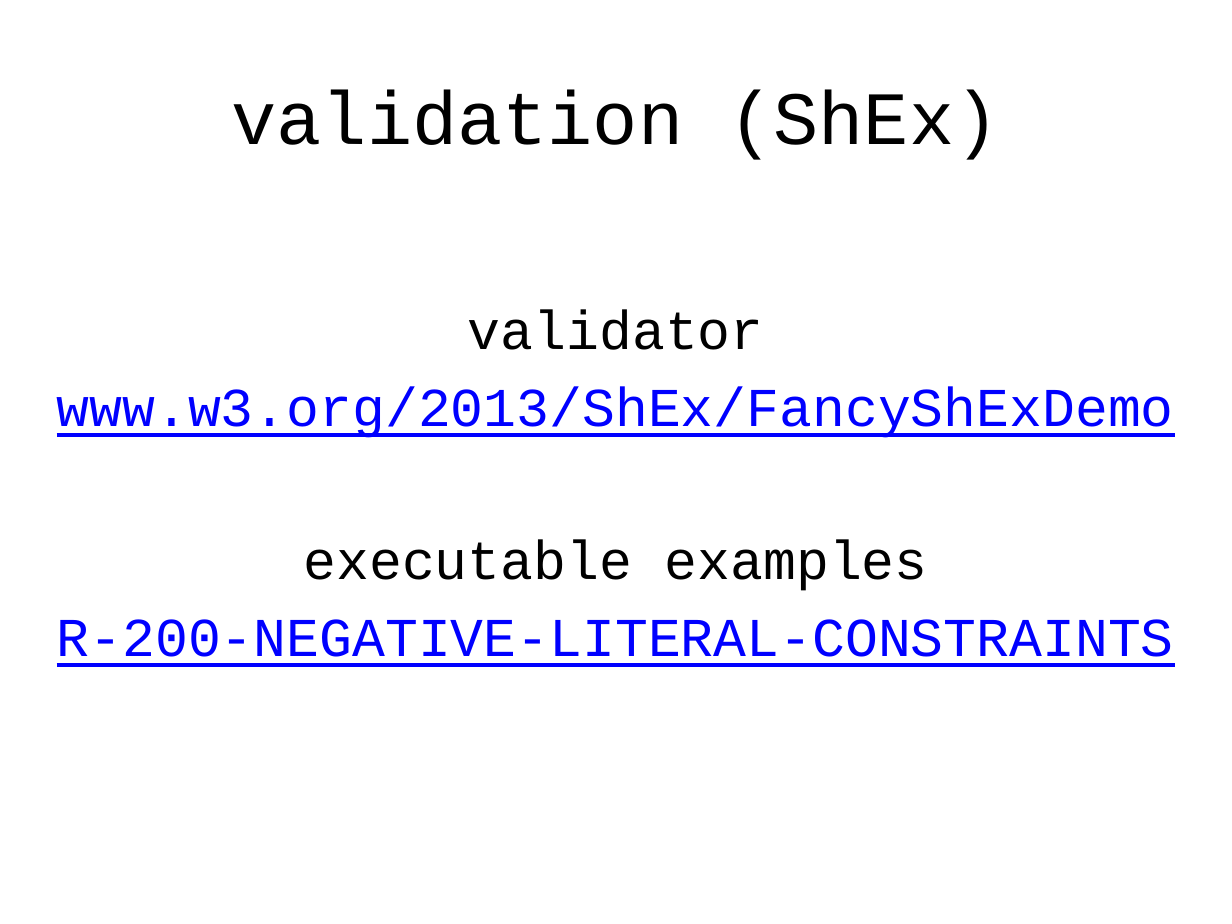
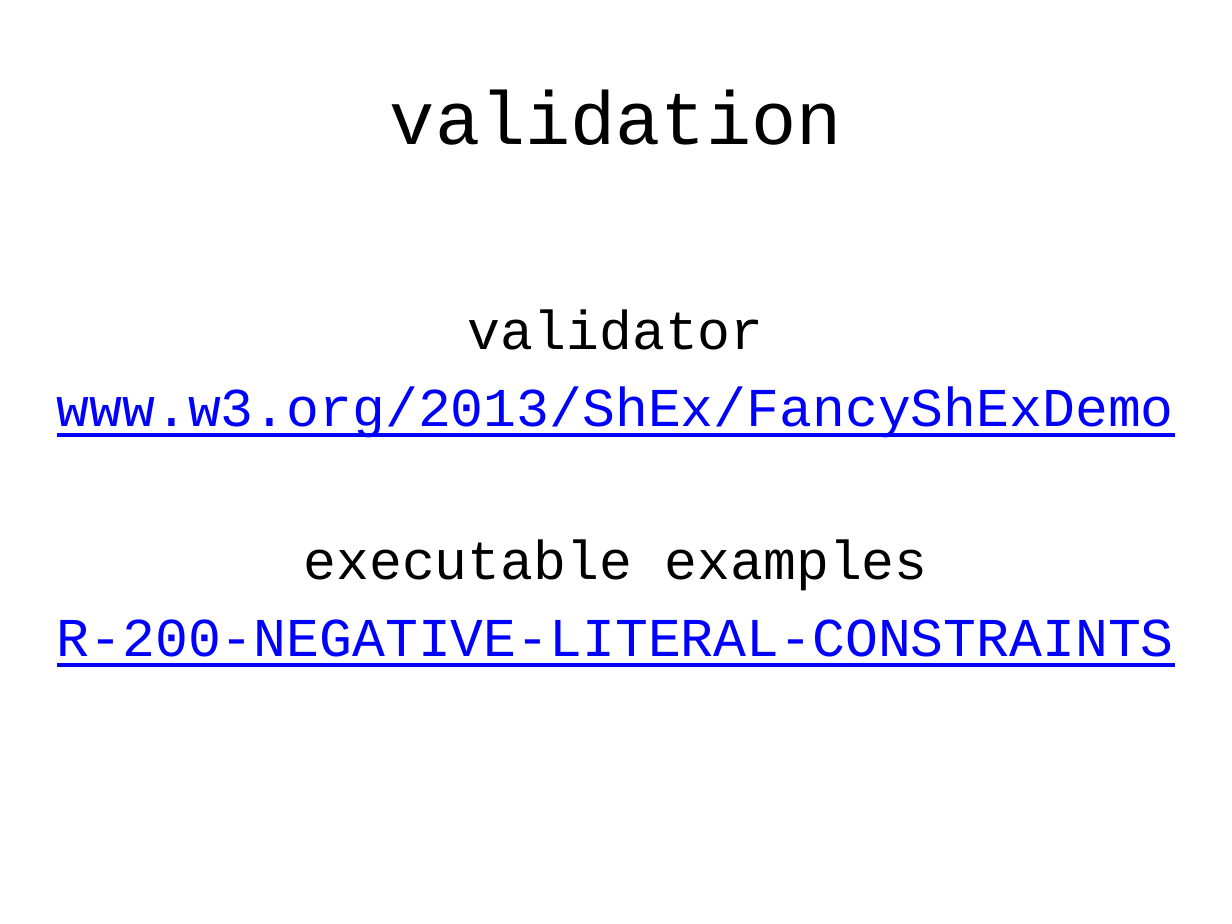
Before and after one commit to boschthomas/rdf-validation-research, a slide deck: slide 31 of presentations/Tutorial Thomas Bosch (DC 2014).pptx (slide 36 before the commit). Drawn at 1232x924 pixels with LibreOffice and Linux fonts; fonts in the diff are those of the drawing. Boxes give left, top, right and bottom in pixels: in the first picture for what was removed or moved away, otherwise in the second. Text is boxed around its words. In the diff, an @@ line names an element or a change of style, - is before the commit and + after.

```diff
--- a/presentations/Tutorial Thomas Bosch (DC 2014).pptx
+++ b/presentations/Tutorial Thomas Bosch (DC 2014).pptx
@@ title at bbox=[390, 89, 842, 145]: text changed @@
-validation (ShEx)
+validation
```
Also in this commit, not shown: 33 other slides changed, 11 slides added, 11 slides removed, 4 other files.
